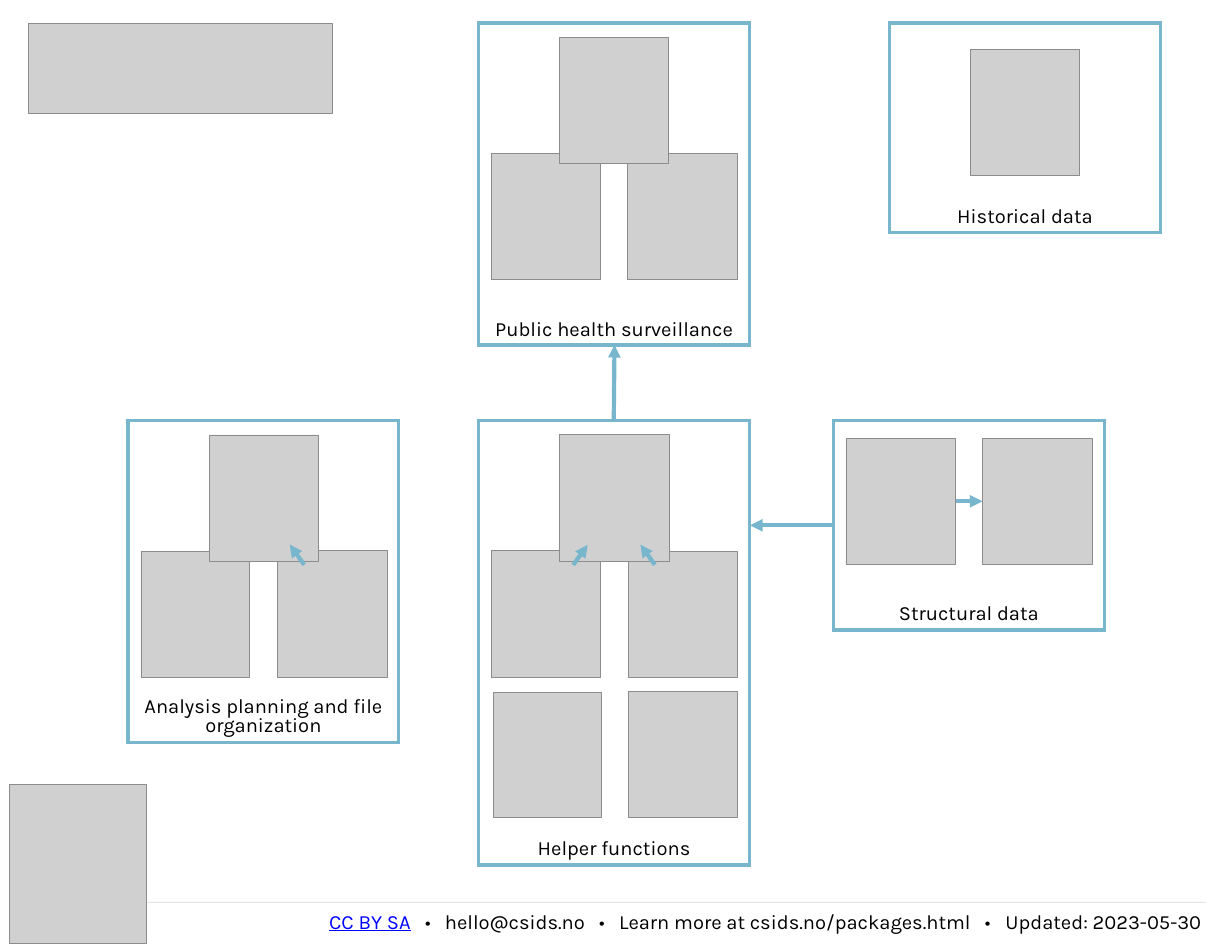
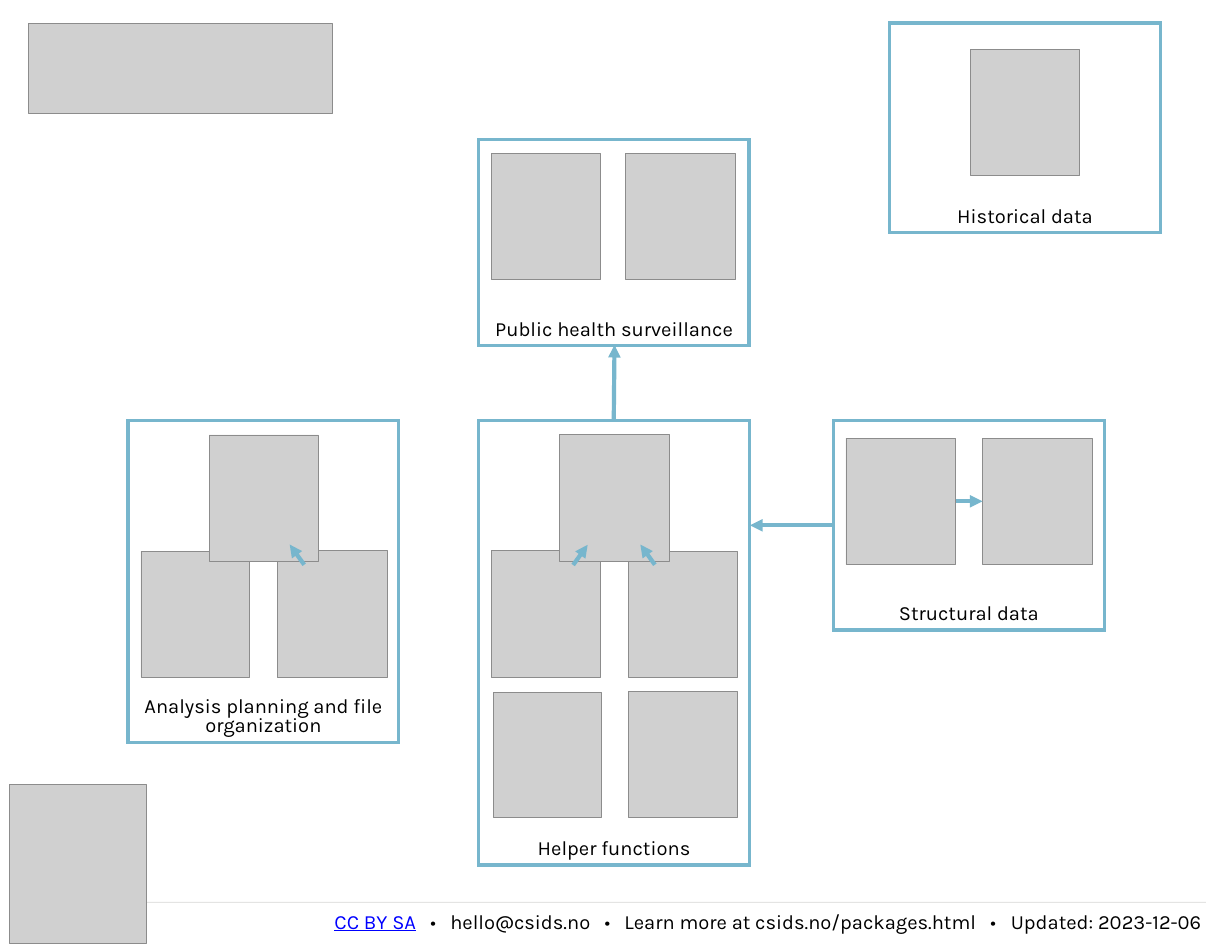
Before and after one commit to csids/csids.github.io, a slide deck: slide 1 of csverse/hex/hex_dependencies.pptx. Drawn at 1232x952 pixels with LibreOffice and Linux fonts; fonts in the diff are those of the drawing; grey boxes stand for pictures. Boxes give left, top, right and bottom in pixels: in the first picture for what was removed or moved away, otherwise in the second. Text is boxed around its words. In the diff, an @@ line names an element or a change of style, - is before the commit and + after.

```diff
--- a/csverse/hex/hex_dependencies.pptx
+++ b/csverse/hex/hex_dependencies.pptx
@@ rectangle: place and size @@
-rectangle at [479,23,750,345]
+rectangle at [478,139,749,346]
@@ picture: place and size @@
-picture at [560,37,669,164]
+picture at [626,153,735,280]
@@ picture removed at [628,153,738,280] @@
@@ text at [334,914,1201,934]: text changed @@
-CC BY SA • hello@csids.no • Learn more at csids.no/packages.html • Updated: 2023-05-30
+CC BY SA • hello@csids.no • Learn more at csids.no/packages.html • Updated: 2023-12-06
```
Also in this commit, not shown: 13 other files.
